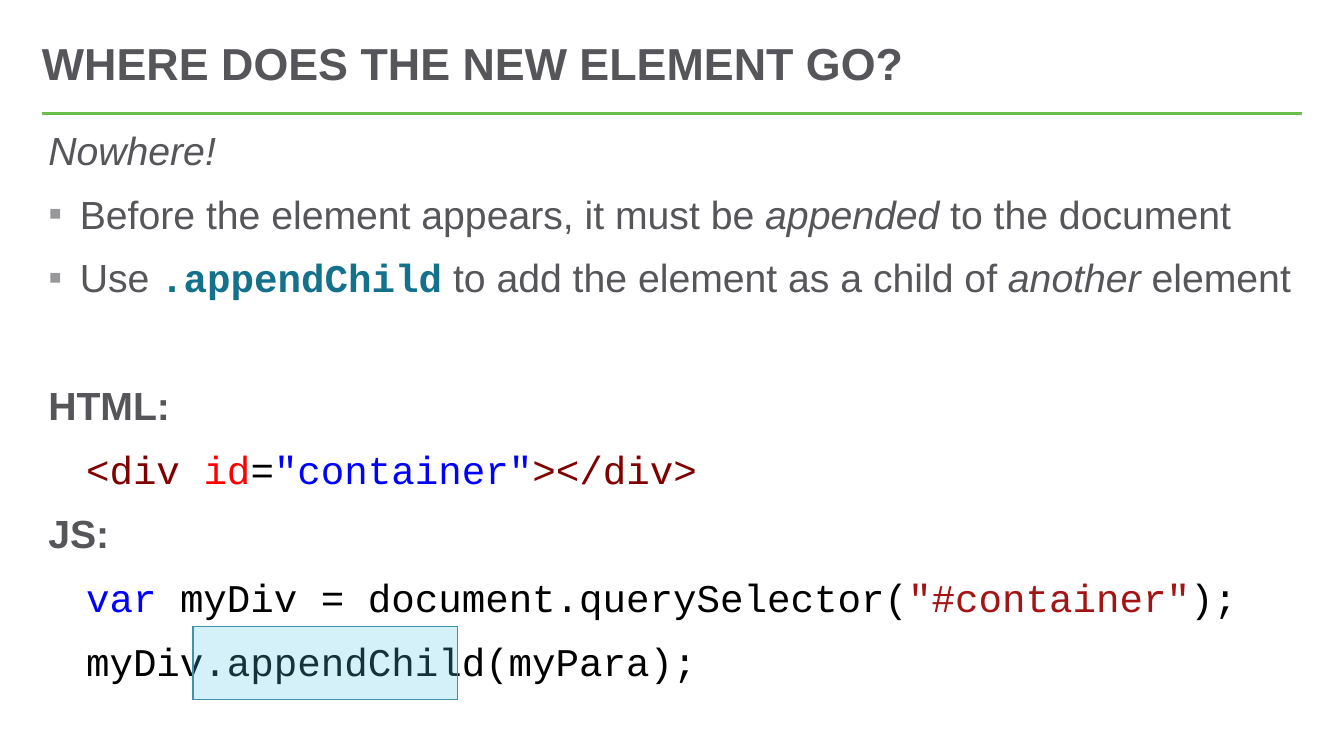
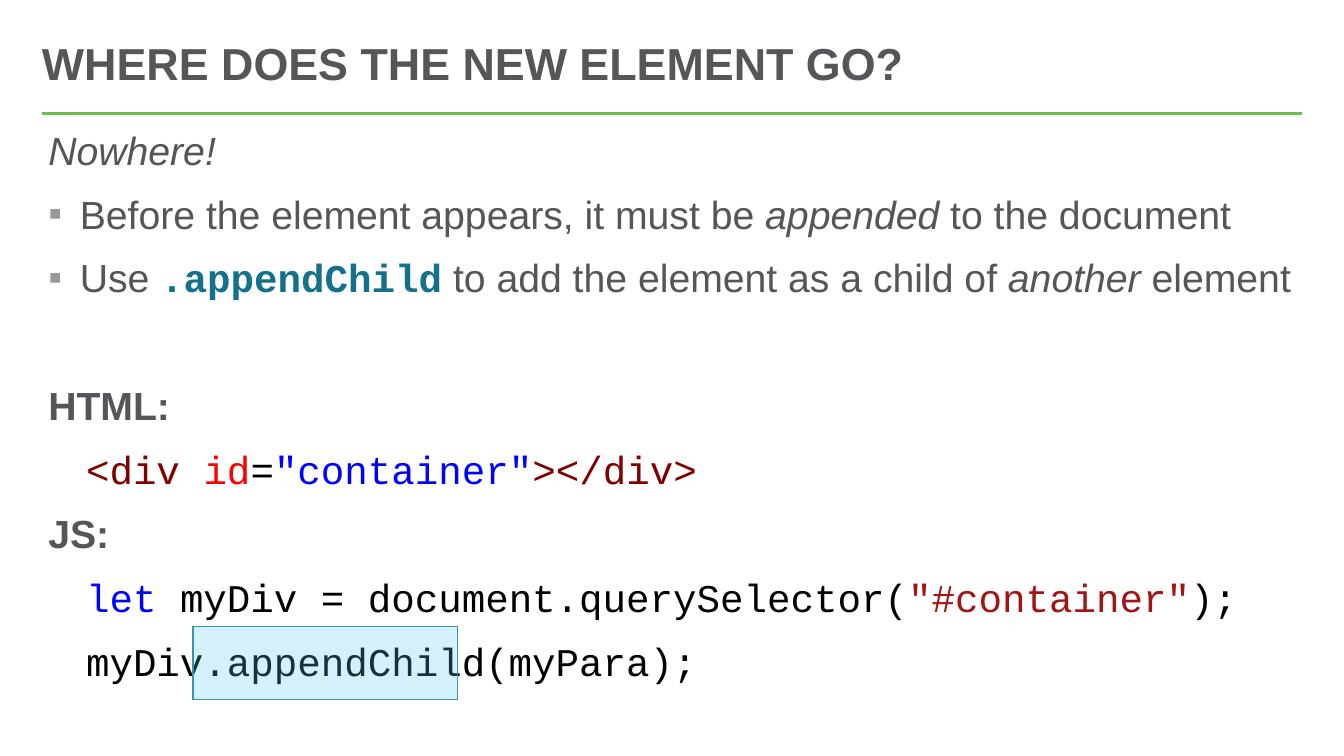
Before and after one commit to hytechclub/web-102, a slide deck: slide 6 of Week07/DomManipulationContinued.pptx. Drawn at 1344x756 pixels with LibreOffice and Linux fonts; fonts in the diff are those of the drawing. Boxes give left, top, right and bottom in pixels: in the first picture for what was removed or moved away, otherwise in the second. Text is boxed around its words. In the diff, an @@ line names an element or a change of style, - is before the commit and + after.

```diff
--- a/Week07/DomManipulationContinued.pptx
+++ b/Week07/DomManipulationContinued.pptx
@@ text at (x1=86, y1=584, x2=1237, y2=620): text changed @@
-  var myDiv = document.querySelector("#container");
+  let myDiv = document.querySelector("#container");
```
Also in this commit, not shown: 5 other slides changed, 1 slide added.
